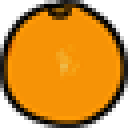
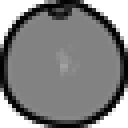
Layer changes from the first 128×128 image to the second:
added layer "Layer 1 copy" above "Layer 1" over [left=0, top=0, right=128, bottom=128]
